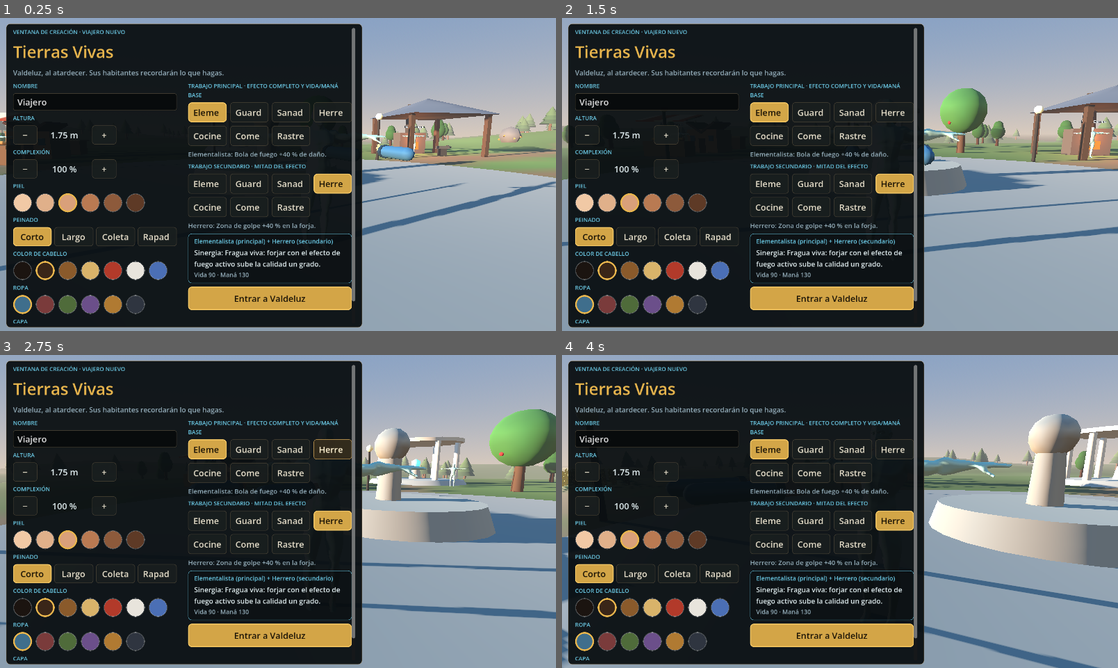
Above: before the commit, frames 1-4 (two rows, left to right).
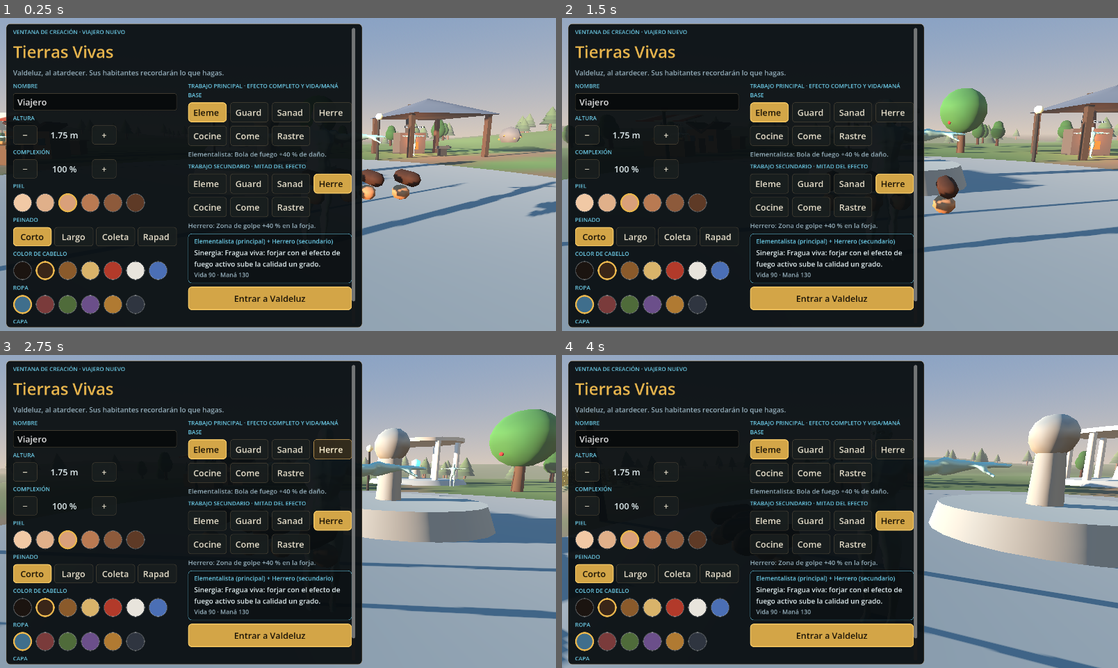
Above: after the commit, the same moments.

Repository: samuelguerrerodelarosa005-arch/tierras-vivientes
Game: Godot game, scene res://main.tscn
Two runs of this game, one before a commit and one after it. Both use one fixed random seed, a clock stepped at 60 frames per second and the inputs below.
Inputs (mouse positions are in pixels of both pictures, inside the frame that each line leads up to):
- Up to frame 1 (0.25 s): no input
- Up to frame 2 (1.5 s): tap Enter at 0.5 s; move the mouse to (962, 158) at 0.52 s; hold D (move_right) 0.53-1.28 s; hold F (eat) 0.53-1.28 s; click (962, 158) at 0.67 s; tap Space (jump) at 0.77 s; move the mouse to (728, 190) at 1.27 s; hold S (move_back) from 1.28 s (still down); tap E (interact) at 1.35 s
- Up to frame 3 (2.75 s): tap Space (jump) at 1.52 s; move the mouse to (333, 442) at 2.02 s; release S (move_back) at 2.03 s; hold D (move_right) from 2.03 s (still down); hold R (rumors) from 2.03 s (still down)
- Up to frame 4 (4 s): move the mouse to (812, 574) at 2.77 s; release D (move_right) at 2.78 s; release R (rumors) at 2.78 s; hold W (move_forward) 2.78-3.53 s; tap Shift (run) at 2.85 s; click (812, 574) at 2.92 s; tap Space (jump) at 3.02, 3.77 s; move the mouse to (1006, 558) at 3.52 s; hold A (move_left) from 3.53 s (still down); hold 1 (spell_1) from 3.53 s (still down)

The runs differ from the first frame. In frame 1, 1.0% of the frame differs, in the area x 65-100%, y 40-64%; in frame 2, 0.5%; in frame 3, less than 0.1%; in frame 4, less than 0.1%.
Error in both runs: Invalid type in function '_play_imported_animation' in base 'Node3D (humanoid.gd)'. The array of argument 1 (Array) does not have the same element type as the …

Commit message:
Conectar escenas 3D incluidas en el proyecto

Diff:
--- a/godot/scripts/player.gd
+++ b/godot/scripts/player.gd
@@ -218,7 +218,7 @@
 func _arm(side: float) -> Node3D:
 	var a := Node3D.new()
 	fp.add_child(a)
-	var imported_arm_path := "res://models/characters/player_arm.glb"
+	var imported_arm_path := "res://models/characters/player_arm.tscn"
 	if ResourceLoader.exists(imported_arm_path):
 		var packed_arm := load(imported_arm_path) as PackedScene
 		if packed_arm:
